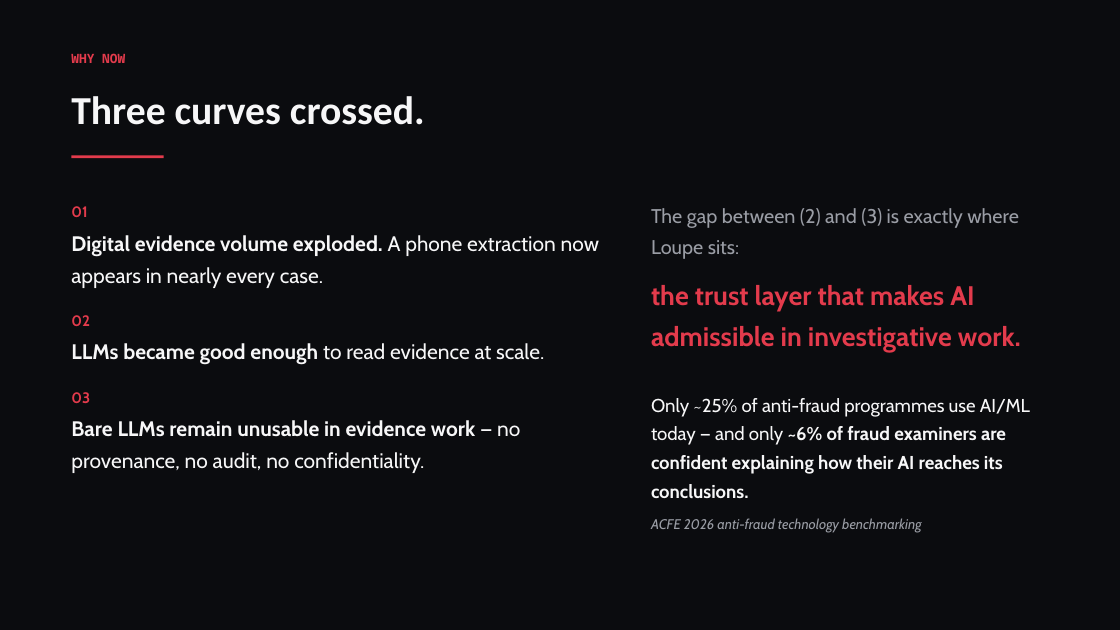
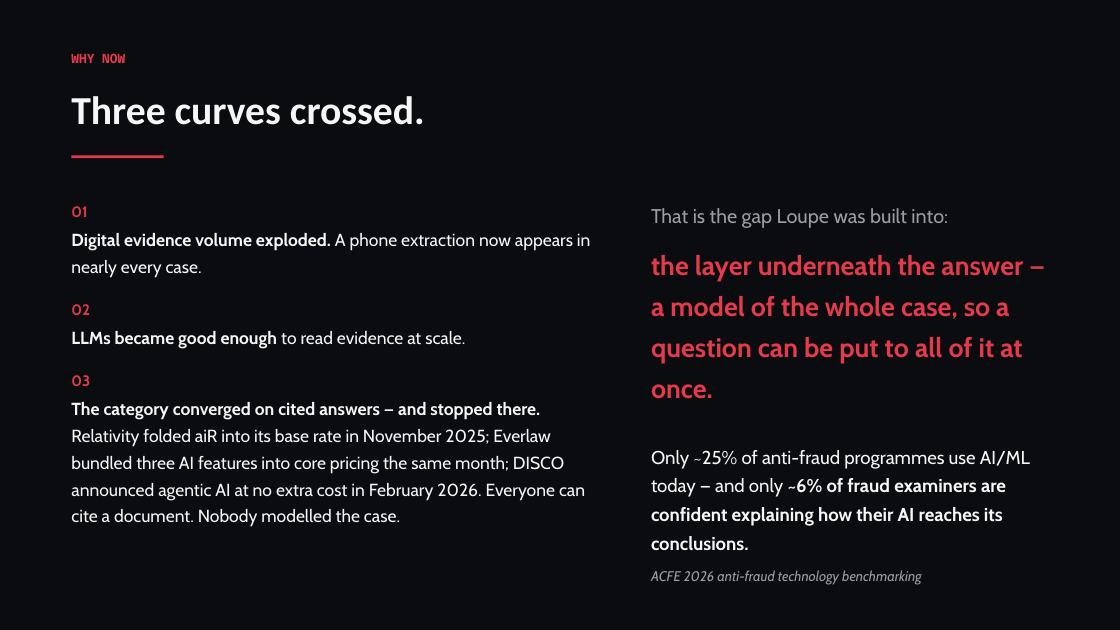
Before and after one commit to conorbowles51/owl-n4j, a slide deck: slide 3 of Loupe-NDRC-deck.pptx. Drawn at 1120x630 pixels with LibreOffice and Linux fonts; fonts in the diff are those of the drawing. Boxes give left, top, right and bottom in pixels: in the first picture for what was removed or moved away, otherwise in the second. Text is boxed around its words. In the diff, an @@ line names an element or a change of style, - is before the commit and + after.

```diff
--- a/Loupe-NDRC-deck.pptx
+++ b/Loupe-NDRC-deck.pptx
@@ text at bbox=[651, 208, 1023, 399]: text changed @@
-The gap between (2) and (3) is exactly where Loupe sits:
-the trust layer that makes AI admissible in investigative work.
+That is the gap Loupe was built into:
+the layer underneath the answer — a model of the whole case, so a question can be put to all of it at once.
@@ text at bbox=[71, 233, 590, 349]: size 18 to 15 pt in "Digital evidence volume exploded. A phone extraction ...", "LLMs became good enough to read evidence ..." @@
@@ text at bbox=[71, 402, 585, 500]: text changed; size 18 to 15 pt @@
-Bare LLMs remain unusable in evidence work — no provenance, no audit, no confidentiality.
+The category converged on cited answers — and stopped there. Relativity folded aiR into its base rate in November 2025; Everlaw bundled three AI features into core pricing the same month; DISCO announced agentic AI at no extra cost in February 2026. Everyone can cite a document. Nobody modelled the case.
```
Also in this commit, not shown: 1 other slide changed, 3 other files.
